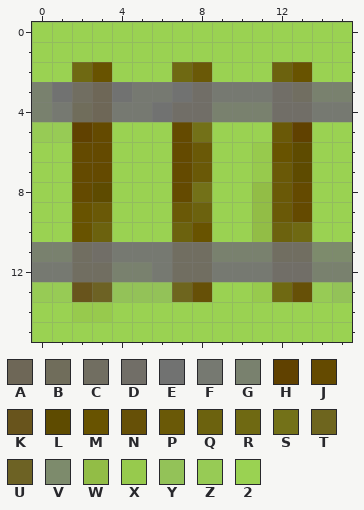
Edited in one commit: pixel-art sprite (src/main/resources/it/unibo/project/sprite/background/rail.png). The first picture shows the starting point.
The file is 16x16 pixels. Colours within 5 levels of each other are drawn and written as one.
Palette (. is transparent): A #6e6757  B #706d5b  C #716e61  D #716e67  E #717271  F #767971  G #79816e  H #604100  J #644a00  K #68541c  L #5e4b00  M #685300  N #665007  P #6a5907  Q #6c620e  R #6f6912  S #737118  T #6e651e  U #6d6224  V #7d8b6c  W #92bd46  X #97ca4d  Y #93c258  Z #97cb55  2 #9ad252
Pixels before, first column x 0:
 0 2222222222222222
 1 2222222222222222
 2 22RM222RP222QM22
 3 GECAEFFEDFFFDCGG
 4 GFBAFFEDDGGGDDFF
 5 ZZHJ222JS222PH22
 6 22JJ222JP22XML22
 7 22JJ222JP22XPL22
 8 22JL222JS22WPJ22
 9 22MP222PQ22WPJ22
10 22MQ222QM22WQR22
11 GGCDFFFCCGGGCCVV
12 FFCCGGFCCFFFDDGG
13 ZZKUYYYTN22XRNZY
14 22XX222222222222
15 2222222222222222
After the commit:
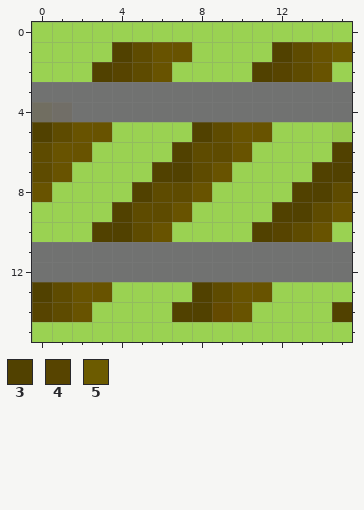
Colours new in this view: 3 #514100  4 #574400  5 #6c5b00
The exact change:
y 1: x 4..7 2222 -> 3LMM; x 12..15 2222 -> 3LM5
y 2: x 2..8 RM222RP -> 234LM22; x 11..14 2QM2 -> 34LM
y 3: x 0 G -> E; x 2..3 CA -> EE; x 5..6 FF -> EE; x 8..15 DFFFDCGG -> EEEEEEEE
y 4: x 0..5 GFBAFF -> CDEEEE; x 7..15 DDGGGDDFF -> EEEEEEEEE
y 5: x 0..3 ZZHJ -> 3LMM; x 7..13 JS222PH -> 23LMM22; x 15 2 -> X
y 6: x 0..3 22JJ -> LMM2; x 7..13 JP22XML -> 3LLM222; x 15 2 -> 3
y 7: x 0..3 22JJ -> LM22; x 6..9 2JP2 -> 33LM; x 11..15 XPL22 -> 22233
y 8: x 0 2 -> M; x 2..3 JL -> 22; x 5..8 22JS -> 3LLM; x 11..15 WPJ22 -> 2233L
y 9: x 2..8 MP222PQ -> 223LLM2; x 11..15 WPJ22 -> 233LM
y 10: x 2..8 MQ222QM -> 233LM22; x 11..14 WQR2 -> 34LM
y 11: x 0..15 GGCDFFFCCGGGCCVV -> EEEEEEEEEEEEEEEE
y 12: x 0..15 FFCCGGFCCFFFDDGG -> EEEEEEEEEEEEEEEE
y 13: x 0..15 ZZKUYYYTN22XRNZY -> 3LMM22223LMM2222
y 14: x 0..3 22XX -> 4LM2; x 7..10 2222 -> 33JM; x 15 2 -> 3
